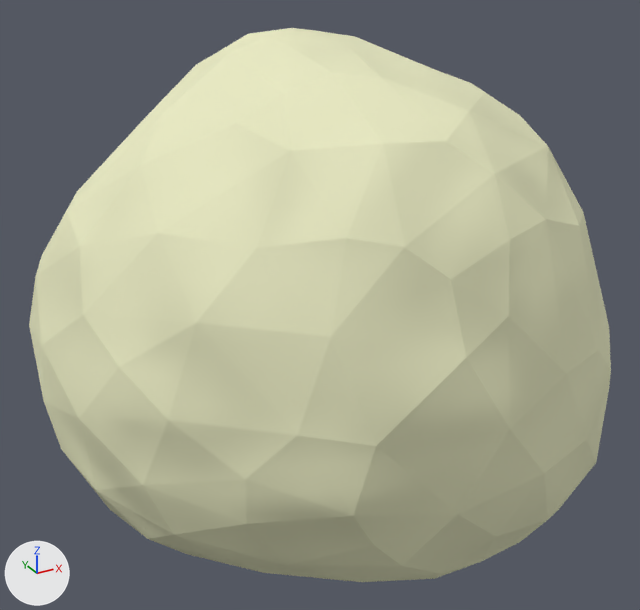
A saved change to the Blender file blender/objetos/Pizza/pizza.blend.
The view is the same before and after, from a 50 mm camera at (-0.206, -0.367, 0.307) aimed at (-0.005, -0.002, 0.124). The axes (+X, +Y, +Z) are drawn at lower left. The lights are the same throughout.

Names of what the first picture shows: 'Flat'.
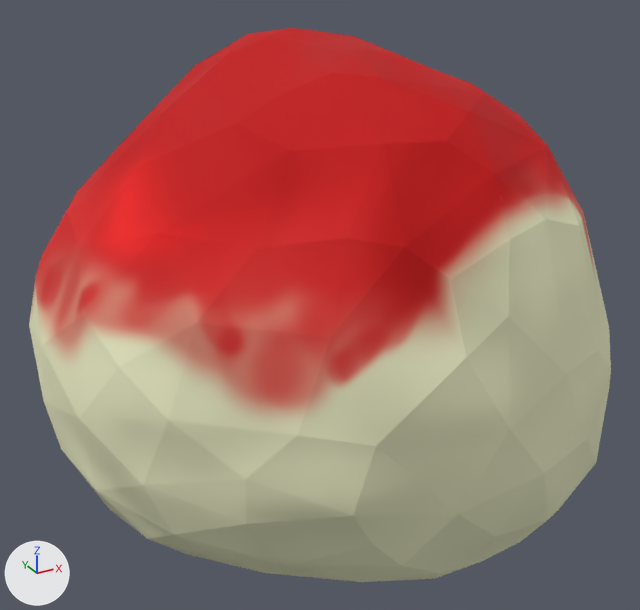
The change, as a list of edits to the scene's bpy script:
```text
Add img_pizzatomatocheese:
    img_pizzatomatocheese = load_image('PizzaTomatoCheese', 'PizzaTomato.png', 512, 512, 'sRGB')
Change mat_pizzamat:
    remove n2 = _N.new('ShaderNodeTexImage'); n2.name = 'Image Texture'
    remove n2.image = img_albedo
    add n5 = _N.new('ShaderNodeTexImage'); n5.name = 'Image Texture.003'
    add n5.image = img_pizzatomatocheese
    where n1 = _N.new('ShaderNodeBsdfPrincipled'); n1.name = 'Principled BSDF'
    remove _L.new(n2.outputs[0], n1.inputs[0])  # 'Color' to 'Base Color'
    add _L.new(n5.outputs[0], n1.inputs[0])  # 'Color' to 'Base Color'
```

Boxes (x1, y1, x2, y2) around the edits, measured in the pictures (640 x 610 px):
'Flat', surface changed (beige to red): (31, 28, 597, 422) in both
